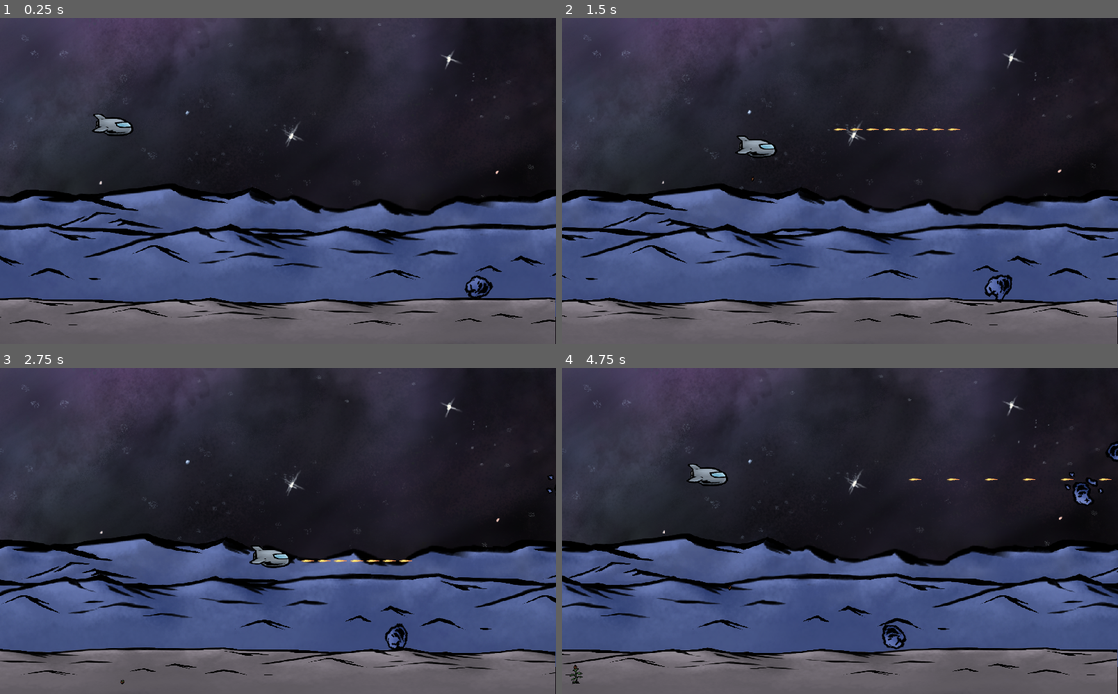
Above: before the commit, frames 1-4 (two rows, left to right).
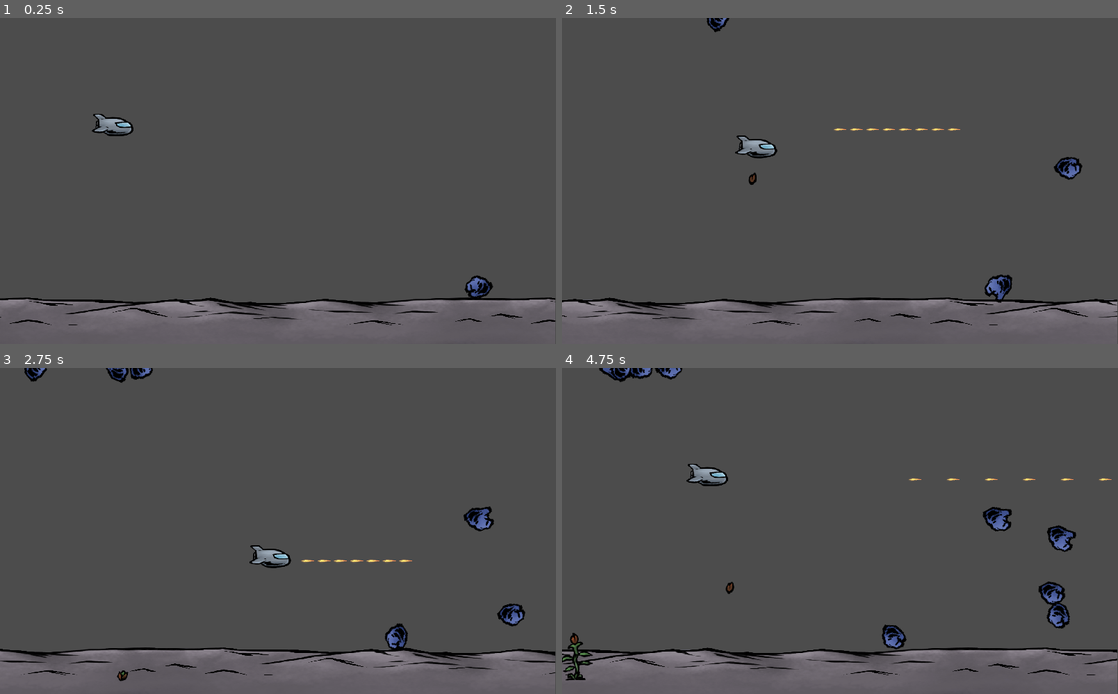
Above: after the commit, the same moments.

Repository: chapmanh/Terraformia
Game: Godot game, scene res://MainScenes/Game.tscn
Same seed, same stepped clock (60 frames per second), same inputs: the game is played once before the commit and once after it.
Inputs (mouse positions are in pixels of both pictures, inside the frame that each line leads up to):
- Up to frame 1 (0.25 s): no input
- Up to frame 2 (1.5 s): move the mouse to (962, 164) at 0.52 s; press the mouse at (962, 164) at 0.53 s; hold Right (game_right) 0.53-1.28 s; move the mouse to (728, 197) at 1.27 s; release the mouse at (728, 197) at 1.28 s; hold S (game_down) from 1.28 s (still down); right-click (728, 197) at 1.35 s
- Up to frame 3 (2.75 s): move the mouse to (333, 459) at 2.02 s; release S (game_down) at 2.03 s; press the mouse at (333, 459) at 2.03 s; hold Right (game_right) from 2.03 s (still down)
- Up to frame 4 (4.75 s): move the mouse to (812, 596) at 2.77 s; release Right (game_right) at 2.78 s; release the mouse at (812, 596) at 2.78 s; hold W (game_up) 2.78-3.53 s; right-click (812, 596) at 2.85 s; move the mouse to (1006, 579) at 3.52 s; press the mouse at (1006, 579) at 3.53 s; hold A (game_left) from 3.53 s (still down); move the mouse to (673, 482) at 4.27 s; release the mouse at (673, 482) at 4.28 s; right-click (673, 482) at 4.35 s

The runs differ from the first frame. In frame 1, 77% of the frame differs, in the area x 0-100%, y 0-100%; in frame 2, 77%; in frame 3, 78%; in frame 4, 78%.

Commit message:
multiple mobpaths (WIP)

Diff:
--- a/Moonshot/MainScenes/Game.gd
+++ b/Moonshot/MainScenes/Game.gd
@@ -10,20 +10,20 @@
 
 
 
-func _on_MobTimer_timeout() -> void:
-	# Choose a random location on Path2D.
-	$MobPathRight/MobSpawnLocationRight.offset = randi()
-	# Create a Mob instance and add it to the scene.
-	var meteor = plMeteor.instance()
-
-	# Set the mob's direction perpendicular to the path direction.
-	var direction = $MobPathRight/MobSpawnLocationRight.rotation + PI / 2
-	# Set the mob's position to a random location.
-	meteor.position = $MobPathRight/MobSpawnLocationRight.position
-	# Add some randomness to the direction.
-	direction += rand_range(-PI / 4, PI / 4)
-	meteor.rotation = direction
-	# Set the velocity (speed & direction).
-#	meteor.linear_velocity = Vector2(rand_range(meteor.minSpeed, meteor.maxSpeed), 0)
-#	meteor.linear_velocity = meteor.linear_velocity.rotated(direction)
-	add_child(meteor)
+#func _on_MobTimer_timeout() -> void:
+#	# Choose a random location on Path2D.
+#	$MobPathRight/MobSpawnLocationRight.offset = randi()
+#	# Create a Mob instance and add it to the scene.
+#	var meteor = plMeteor.instance()
+#
+#	# Set the mob's direction perpendicular to the path direction.
+#	var direction = $MobPathRight/MobSpawnLocationRight.rotation + PI / 2
+#	# Set the mob's position to a random location.
+#	meteor.position = $MobPathRight/MobSpawnLocationRight.position
+#	# Add some randomness to the direction.
+#	direction += rand_range(-PI / 4, PI / 4)
+#	meteor.rotation = direction
+#	# Set the velocity (speed & direction).
+##	meteor.linear_velocity = Vector2(rand_range(meteor.minSpeed, meteor.maxSpeed), 0)
+##	meteor.linear_velocity = meteor.linear_velocity.rotated(direction)
+#	add_child(meteor)
--- a/Moonshot/MainScenes/Game.tscn
+++ b/Moonshot/MainScenes/Game.tscn
@@ -11,26 +11,37 @@
 [ext_resource path="res://FGBG/Background/Background_Distant.gd" type="Script" id=9]
 [ext_resource path="res://FGBG/Background/Background_Distant_Static.tscn" type="PackedScene" id=10]
 [ext_resource path="res://FGBG/Background/Ground.tscn" type="PackedScene" id=11]
+[ext_resource path="res://MainScenes/SpawnLocations/MobPath.tscn" type="PackedScene" id=12]
 
 [sub_resource type="Curve2D" id=1]
+resource_local_to_scene = true
 _data = {
-"points": PoolVector2Array( 0, 0, 0, 0, 1068.54, 46.0835, 0, 0, 0, 0, 1068.54, 398.911 )
+"points": PoolVector2Array( 0, 0, 0, 0, 264, -8, 0, 0, 0, 0, 264, 416 )
+}
+
+[sub_resource type="Curve2D" id=2]
+resource_local_to_scene = true
+_data = {
+"points": PoolVector2Array( 0, 0, 0, 0, 0, 0, 0, 0, 0, 0, 328, 0 )
 }
 
 [node name="Game" type="Node2D"]
 script = ExtResource( 4 )
 
-[node name="Background_Distant" parent="." instance=ExtResource( 8 )]
+[node name="Backgrounds" type="Node2D" parent="."]
+visible = false
+
+[node name="Background_Distant" parent="Backgrounds" instance=ExtResource( 8 )]
 script = ExtResource( 9 )
 
-[node name="Background_Distant_Static" parent="." instance=ExtResource( 10 )]
+[node name="Background_Distant_Static" parent="Backgrounds" instance=ExtResource( 10 )]
 visible = false
 
-[node name="Background_3" parent="." instance=ExtResource( 7 )]
+[node name="Background_3" parent="Backgrounds" instance=ExtResource( 7 )]
 
-[node name="Background_2" parent="." instance=ExtResource( 6 )]
+[node name="Background_2" parent="Backgrounds" instance=ExtResource( 6 )]
 
-[node name="Background_1" parent="." instance=ExtResource( 2 )]
+[node name="Background_1" parent="Backgrounds" instance=ExtResource( 2 )]
 visible = false
 
 [node name="Ground" parent="." instance=ExtResource( 11 )]
@@ -42,12 +53,12 @@
 [node name="Meteor" parent="." instance=ExtResource( 1 )]
 position = Vector2( 896.941, 494.796 )
 
-[node name="MobPathRight" type="Path2D" parent="."]
+[node name="MobPathRight" parent="." instance=ExtResource( 12 )]
+position = Vector2( 688, 72 )
 curve = SubResource( 1 )
 
-[node name="MobSpawnLocationRight" type="PathFollow2D" parent="MobPathRight"]
-position = Vector2( 1068.54, 46.0835 )
-rotation = 1.57073
+[node name="MobPath" parent="." instance=ExtResource( 12 )]
+curve = SubResource( 2 )
 
 [node name="MobTimer" type="Timer" parent="."]
 wait_time = 2.0
@@ -55,4 +66,4 @@
 
 [node name="AudioStreamPlayer" type="AudioStreamPlayer" parent="."]
 stream = ExtResource( 5 )
-[connection signal="timeout" from="MobTimer" to="." method="_on_MobTimer_timeout"]
+[connection signal="timeout" from="MobTimer" to="MobPath" method="_on_MobTimer_timeout"]
--- /dev/null
+++ b/Moonshot/MainScenes/SpawnLocations/MobPath.gd
@@ -0,0 +1,29 @@
+extends Path2D
+
+var plMeteor := preload("res://Meteor/Meteor.tscn")
+
+
+# Called when the node enters the scene tree for the first time.
+func _ready() -> void:
+	pass # Replace with function body.
+
+onready var mobTimer := $MobTimer
+
+
+func _on_MobTimer_timeout() -> void:
+	# Choose a random location on Path2D.
+	$MobSpawnLocation.offset = randi()
+	# Create a Mob instance and add it to the scene.
+	var meteor = plMeteor.instance()
+
+	# Set the mob's direction perpendicular to the path direction.
+	var direction = $MobSpawnLocation.rotation + PI / 2
+	# Set the mob's position to a random location.
+	meteor.position = $MobSpawnLocation.position
+	# Add some randomness to the direction.
+	direction += rand_range(-PI / 4, PI / 4)
+	meteor.rotation = direction
+	# Set the velocity (speed & direction).
+#	meteor.linear_velocity = Vector2(rand_range(meteor.minSpeed, meteor.maxSpeed), 0)
+#	meteor.linear_velocity = meteor.linear_velocity.rotated(direction)
+	add_child(meteor)
--- /dev/null
+++ b/Moonshot/MainScenes/SpawnLocations/MobPath.tscn
@@ -0,0 +1,22 @@
+[gd_scene load_steps=3 format=2]
+
+[ext_resource path="res://MainScenes/SpawnLocations/MobPath.gd" type="Script" id=1]
+
+[sub_resource type="Curve2D" id=1]
+resource_local_to_scene = true
+_data = {
+"points": PoolVector2Array( 0, 0, 0, 0, 0, 0, 0, 0, 0, 0, 328, 0 )
+}
+
+[node name="MobPath" type="Path2D"]
+curve = SubResource( 1 )
+script = ExtResource( 1 )
+__meta__ = {
+"_edit_group_": true
+}
+
+[node name="MobSpawnLocation" type="PathFollow2D" parent="."]
+
+[node name="MobTimer" type="Timer" parent="."]
+autostart = true
+[connection signal="timeout" from="MobTimer" to="." method="_on_MobTimer_timeout"]
--- a/Moonshot/Projectiles/Seed/Seed.tscn
+++ b/Moonshot/Projectiles/Seed/Seed.tscn
@@ -36,7 +36,6 @@
 }
 
 [node name="Seed" type="Area2D"]
-scale = Vector2( 0.4, 0.4 )
 collision_layer = 4
 collision_mask = 32
 script = ExtResource( 2 )
Not shown: 1 places in Moonshot/MainScenes/Game.tscn that only renumber resources
